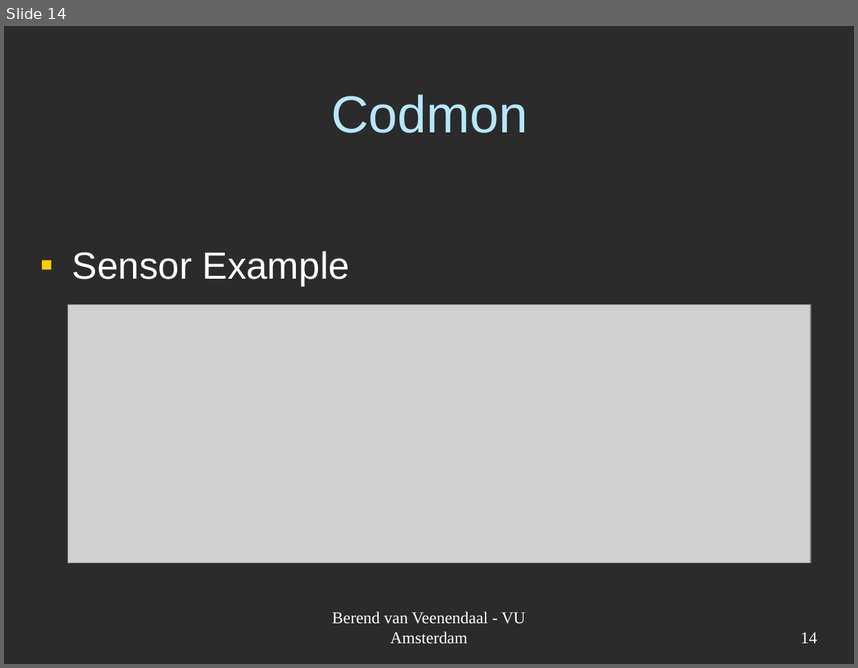
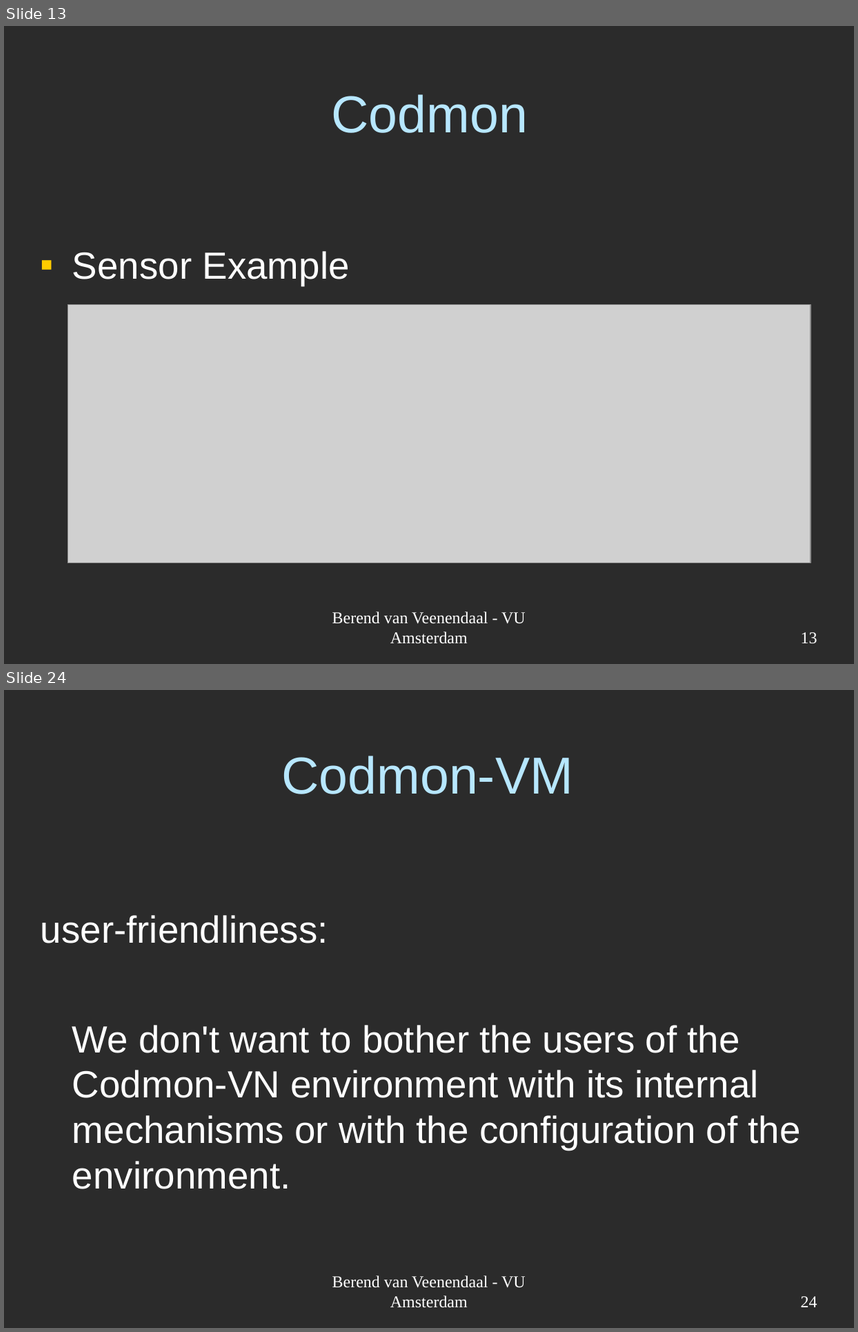
Before and after one commit to JungleComputing/codmon, a slide deck: doc/report/Codmon-VM.ppt. Shown one above the other, each under a label of ours: slide 14 before the commit, slides 13 and 24 after it; the slides between them are not shown. The pictures are 858x668 and 858x1332 pixels, drawn with LibreOffice and Linux fonts; fonts in the diff are those of the drawing; grey boxes stand for pictures; background and template pictures are left out; a plain dark background stands for a picture behind light text. Boxes give left, top, right and bottom in pixels: in the first picture for what was removed or moved away, otherwise in the second. Text is boxed around its words. In the diff, an @@ line names an element or a change of style, - is before the commit and + after.

```diff
--- a/doc/report/Codmon-VM.ppt
+++ b/doc/report/Codmon-VM.ppt
@@ slide 24 added at (x1=4, y1=690, x2=854, y2=1328), background picture (left out) @@
@@ title added at (x1=281, y1=756, x2=573, y2=794), 44 pt, text #B7E7FF @@
+Codmon-VM
@@ text added at (x1=41, y1=915, x2=800, y2=1189), 32 pt, text #FFFFFF @@
+user-friendliness:
+We don't want to bother the users of the Codmon-VN environment with its internal mechanisms or with the configuration of the environment.
@@ text added at (x1=332, y1=1275, x2=526, y2=1308), 14 pt, text #FFFFFF @@
+Berend van Veenendaal - VU Amsterdam
@@ page number added at (x1=801, y1=1296, x2=818, y2=1307), 14 pt, text #FFFFFF @@
+24
@@ what was slide 14 is now slide 13 @@
@@ page number at (x1=801, y1=632, x2=818, y2=644): text changed @@
-14
+13
```
Also in this commit, not shown: 1 slide changed, 10 other slides added.
